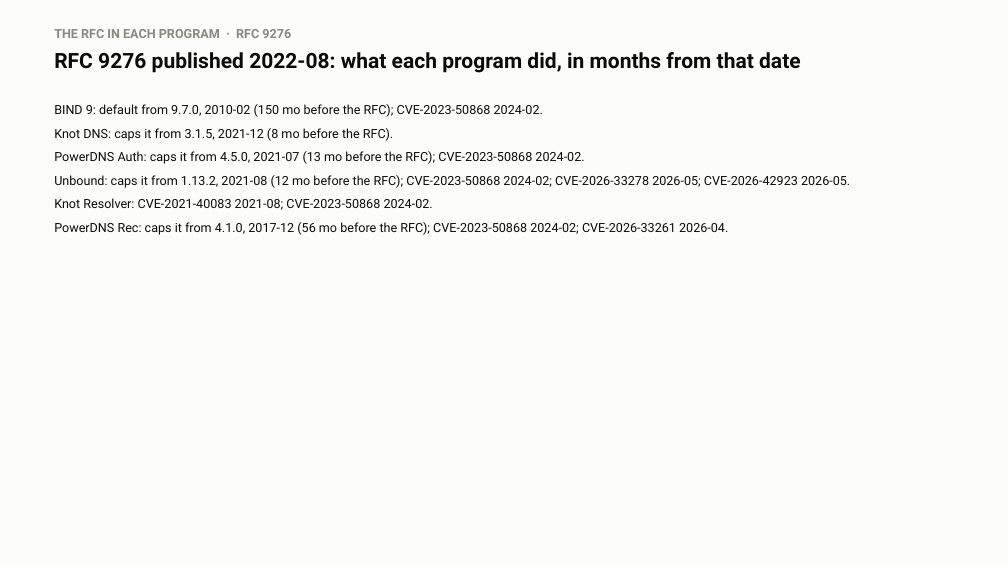
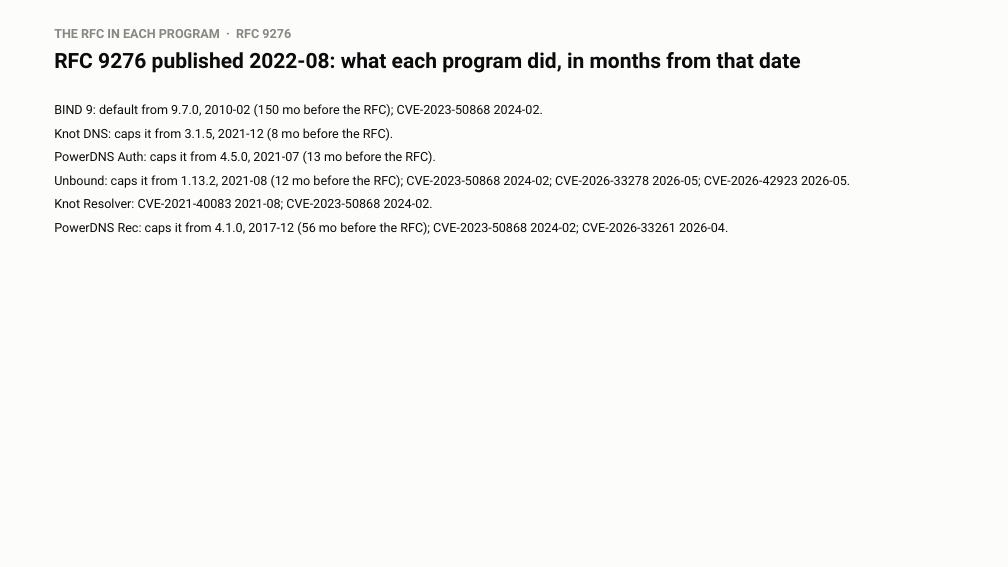
Before and after one commit to j776w781/rfc_adoption, a slide deck: slide 19 of out/analysis/dnssec_program_rfc_cases.pptx. Drawn at 1008x567 pixels with LibreOffice and Linux fonts; fonts in the diff are those of the drawing. Boxes give left, top, right and bottom in pixels: in the first picture for what was removed or moved away, otherwise in the second. Text is boxed around its words. In the diff, an @@ line names an element or a change of style, - is before the commit and + after.

```diff
--- a/out/analysis/dnssec_program_rfc_cases.pptx
+++ b/out/analysis/dnssec_program_rfc_cases.pptx
@@ text at [54, 151, 435, 164]: text changed @@
-PowerDNS Auth: caps it from 4.5.0, 2021-07 (13 mo before the RFC); CVE-2023-50868 2024-02.
+PowerDNS Auth: caps it from 4.5.0, 2021-07 (13 mo before the RFC).
```
Also in this commit, not shown: 13 other files.
